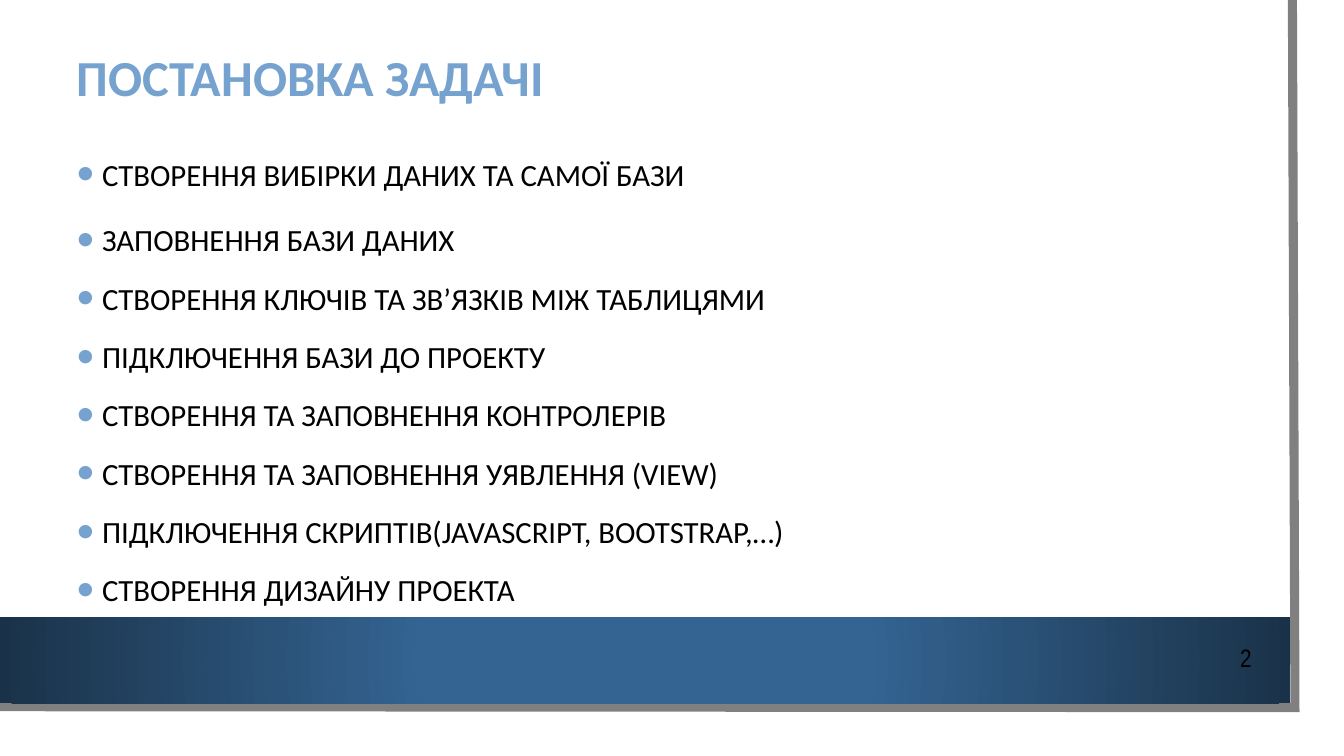
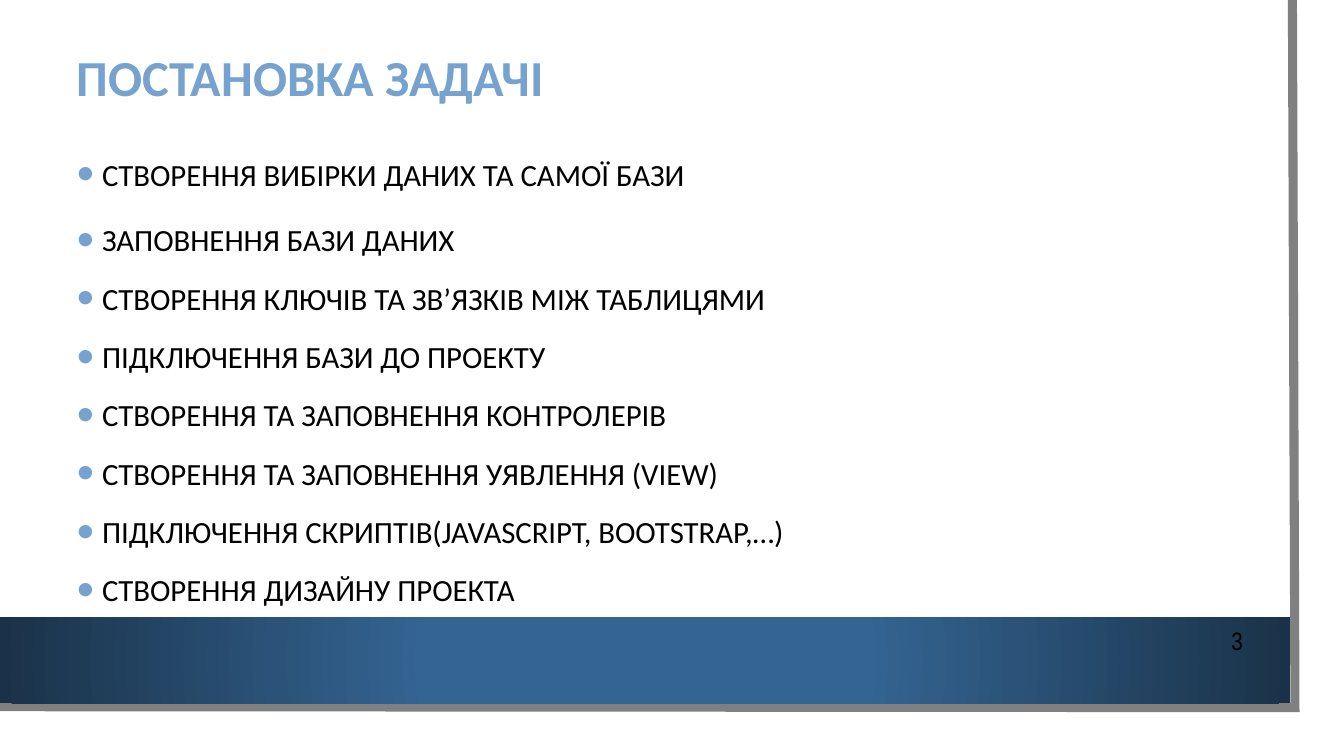
Before and after one commit to ZhovanyKrot/Krok_sait, a slide deck: slide 4 of Проект/Проект (третій рівень).pptx. Drawn at 1344x756 pixels with LibreOffice and Linux fonts; fonts in the diff are those of the drawing; background and template pictures are left out. Boxes give left, top, right and bottom in pixels: in the first picture for what was removed or moved away, otherwise in the second. Text is boxed around its words. In the diff, an @@ line names an element or a change of style, - is before the commit and + after.

```diff
--- a/Проект/Проект (третій рівень).pptx
+++ b/Проект/Проект (третій рівень).pptx
@@ text at <box>1231,632,1242,650</box>: text changed @@
-2
+3
```
Also in this commit, not shown: 7 other slides changed, 1 other file.
